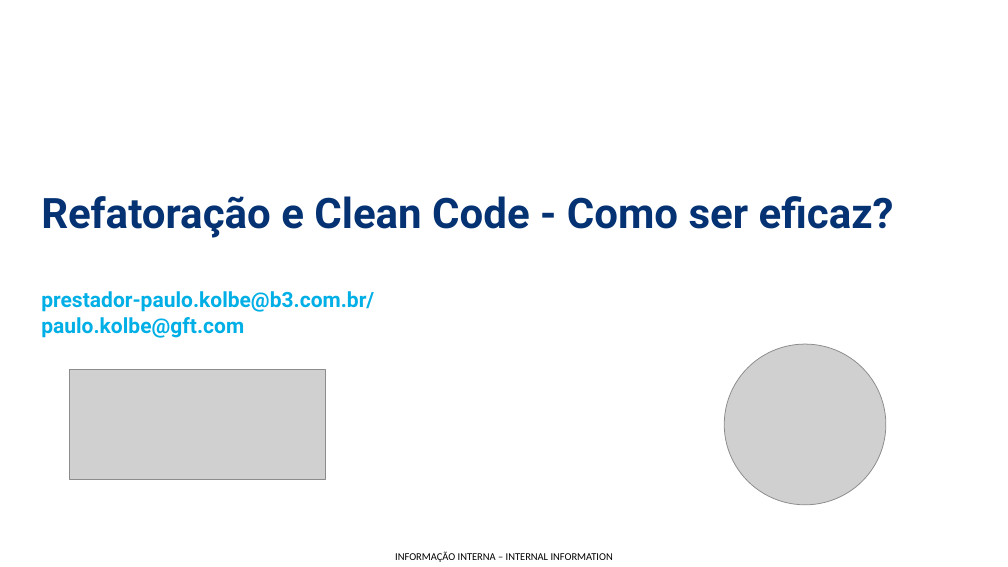
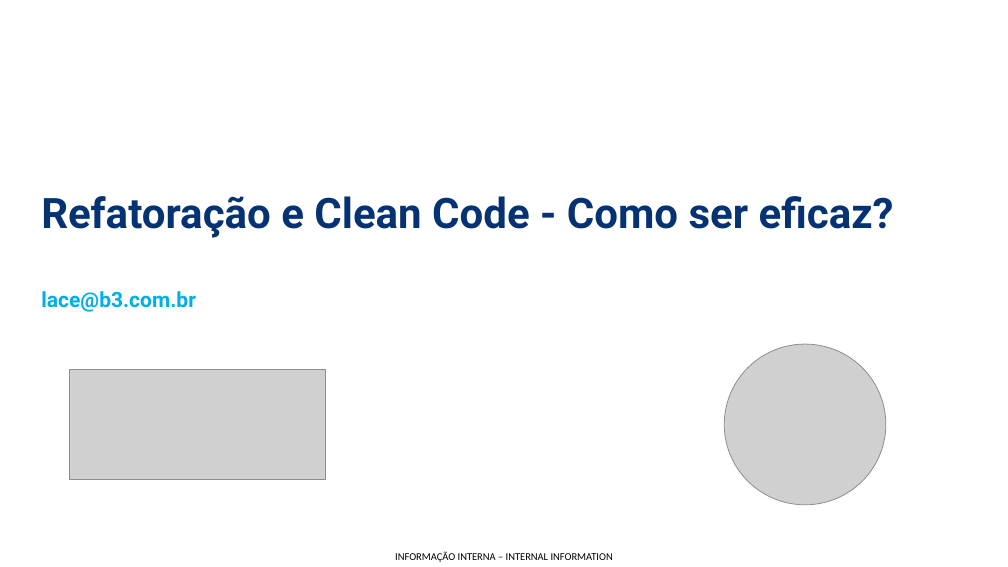
Before and after one commit to phkolbe/hello-world, a slide deck: slide 11 of presentations/16 - Refatoração e Clean Code - Como ser eficaz.pptx (slide 8 before the commit). Drawn at 1008x567 pixels with LibreOffice and Linux fonts; fonts in the diff are those of the drawing; grey boxes stand for pictures; background and template pictures are left out. Boxes give left, top, right and bottom in pixels: in the first picture for what was removed or moved away, otherwise in the second. Text is boxed around its words. In the diff, an @@ line names an element or a change of style, - is before the commit and + after.

```diff
--- a/presentations/16 - Refatoração e Clean Code - Como ser eficaz.pptx
+++ b/presentations/16 - Refatoração e Clean Code - Como ser eficaz.pptx
@@ title at [41,196,894,312]: text changed; size 20 to 40 pt; text colour #00AFE6 to #053273 @@
-Refatoração e Clean Code - Como ser eficaz?
-prestador-paulo.kolbe@b3.com.br/
-paulo.kolbe@gft.com
+Refatoração e Clean Code - Como ser eficaz?
+lace@b3.com.br
```
Also in this commit, not shown: 3 other slides changed, 3 slides added, 23 other files.
